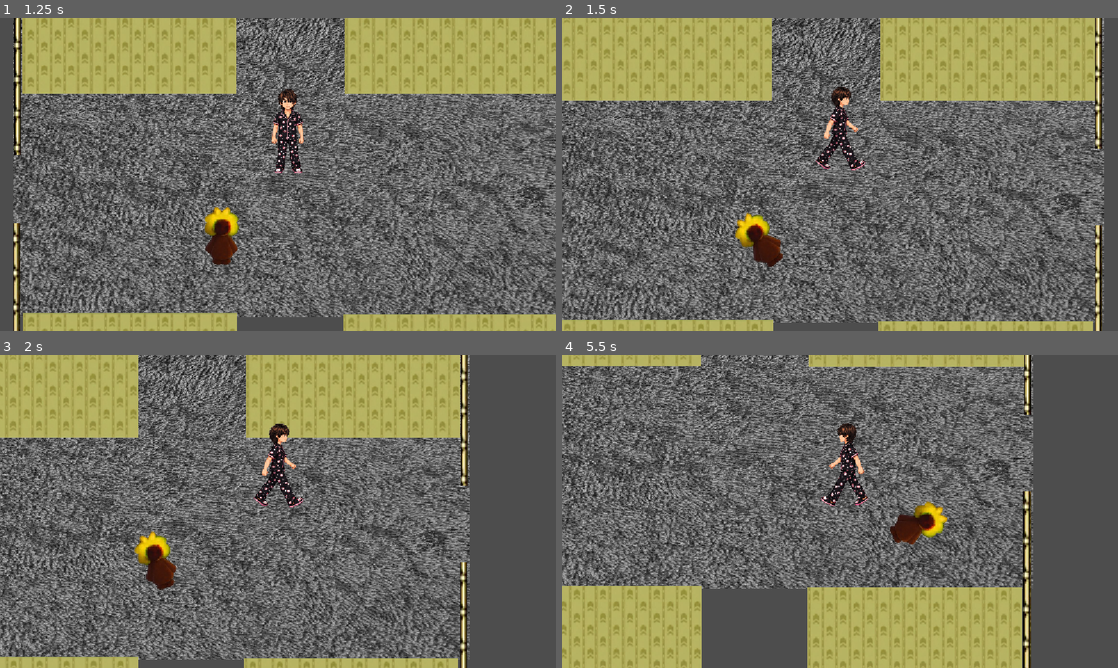
Above: before the commit, frames 1-4 (two rows, left to right).
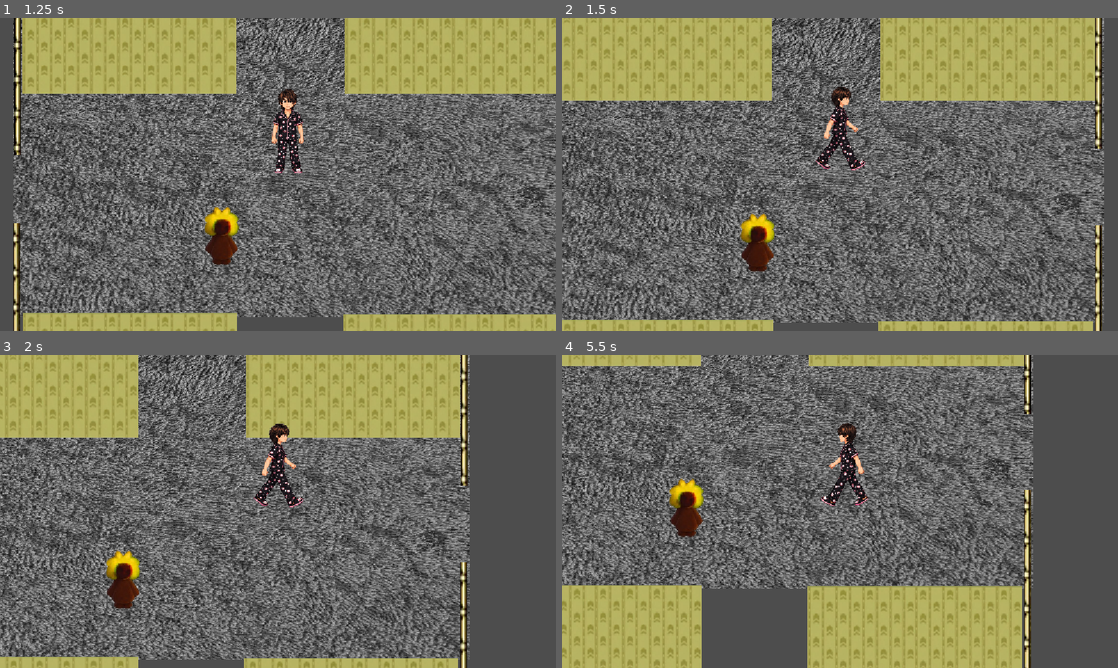
Above: after the commit, the same moments.

Repository: Guilherme-Porto-Silva/BackrromsArrive
Game: Godot game, scene res://Spaces/SpaceScenes/Menu/menu.tscn
Two runs of this game, one before a commit and one after it. Both use one fixed random seed, a clock stepped at 60 frames per second and the inputs below.
Inputs:
- Up to frame 1 (1.25 s): click "Jogar" at 0.5 s
- Up to frame 2 (1.5 s): tap Enter at 1.25 s; hold Right (walkRight) from 1.28 s (still down); tap W (walkFront) at 1.35 s
- Up to frame 3 (2 s): keep holding Right (walkRight)
- Up to frame 4 (5.5 s): release Right (walkRight) at 2.03 s; hold S (walkBack) 2.03-2.78 s; tap W (walkFront) every 0.75 s from 2.1 to 5.1 s; hold Right (walkRight) 2.78-4.28 s; hold Left (walkLeft) from 4.28 s (still down)

Frame 1 is identical in both runs. In frame 2, 0.8% of the frame differs, in the area x 31-40%, y 62-82%; in frame 3, 1.7%; in frame 4, 23%, in the area x 0-85%, y 0-100%.
Error after the commit: Parse Error: Could not resolve class "Enemy". (res://Characters/CharacterScripts/Enemies/Dollface.gd:1)

Commit message:
Aula do dia 06/10/2026

Diff:
--- a/Characters/CharacterScenes/Enemies/Dollface.tscn
+++ b/Characters/CharacterScenes/Enemies/Dollface.tscn
@@ -9,6 +9,22 @@
 [sub_resource type="CircleShape2D" id="CircleShape2D_g6rry"]
 radius = 28.504385
 
+[sub_resource type="AtlasTexture" id="AtlasTexture_jqrv1"]
+atlas = ExtResource("1_123bn")
+region = Rect2(0, 0, 144, 144)
+
+[sub_resource type="AtlasTexture" id="AtlasTexture_vvt3i"]
+atlas = ExtResource("1_123bn")
+region = Rect2(0, 432, 144, 144)
+
+[sub_resource type="AtlasTexture" id="AtlasTexture_xuipp"]
+atlas = ExtResource("1_123bn")
+region = Rect2(0, 144, 144, 144)
+
+[sub_resource type="AtlasTexture" id="AtlasTexture_xal2s"]
+atlas = ExtResource("1_123bn")
+region = Rect2(0, 288, 144, 144)
+
 [sub_resource type="AtlasTexture" id="AtlasTexture_g6rry"]
 atlas = ExtResource("1_123bn")
 region = Rect2(0, 0, 144, 144)
@@ -24,11 +40,79 @@
 [sub_resource type="AtlasTexture" id="AtlasTexture_1hv1h"]
 atlas = ExtResource("1_123bn")
 region = Rect2(288, 0, 144, 144)
+
+[sub_resource type="AtlasTexture" id="AtlasTexture_j8rla"]
+atlas = ExtResource("1_123bn")
+region = Rect2(0, 144, 144, 144)
+
+[sub_resource type="AtlasTexture" id="AtlasTexture_ti3l7"]
+atlas = ExtResource("1_123bn")
+region = Rect2(144, 144, 144, 144)
+
+[sub_resource type="AtlasTexture" id="AtlasTexture_7jg44"]
+atlas = ExtResource("1_123bn")
+region = Rect2(288, 144, 144, 144)
+
+[sub_resource type="AtlasTexture" id="AtlasTexture_uqhyv"]
+atlas = ExtResource("1_123bn")
+region = Rect2(0, 432, 144, 144)
+
+[sub_resource type="AtlasTexture" id="AtlasTexture_4lyq5"]
+atlas = ExtResource("1_123bn")
+region = Rect2(144, 432, 144, 144)
+
+[sub_resource type="AtlasTexture" id="AtlasTexture_5ime0"]
+atlas = ExtResource("1_123bn")
+region = Rect2(288, 432, 144, 144)
+
+[sub_resource type="AtlasTexture" id="AtlasTexture_e20o6"]
+atlas = ExtResource("1_123bn")
+region = Rect2(0, 288, 144, 144)
+
+[sub_resource type="AtlasTexture" id="AtlasTexture_35u0c"]
+atlas = ExtResource("1_123bn")
+region = Rect2(144, 288, 144, 144)
+
+[sub_resource type="AtlasTexture" id="AtlasTexture_722lr"]
+atlas = ExtResource("1_123bn")
+region = Rect2(288, 288, 144, 144)
 
 [sub_resource type="SpriteFrames" id="SpriteFrames_86ap7"]
 animations = [{
 "frames": [{
 "duration": 1.0,
+"texture": SubResource("AtlasTexture_jqrv1")
+}],
+"loop": 1,
+"name": &"idle_down",
+"speed": 5.0
+}, {
+"frames": [{
+"duration": 1.0,
+"texture": SubResource("AtlasTexture_vvt3i")
+}],
+"loop": 1,
+"name": &"idle_left",
+"speed": 5.0
+}, {
+"frames": [{
+"duration": 1.0,
+"texture": SubResource("AtlasTexture_xuipp")
+}],
+"loop": 1,
+"name": &"idle_right",
+"speed": 5.0
+}, {
+"frames": [{
+"duration": 1.0,
+"texture": SubResource("AtlasTexture_xal2s")
+}],
+"loop": 1,
+"name": &"idle_up",
+"speed": 5.0
+}, {
+"frames": [{
+"duration": 1.0,
 "texture": SubResource("AtlasTexture_g6rry")
 }, {
 "duration": 1.0,
@@ -41,7 +125,58 @@
 "texture": SubResource("AtlasTexture_1hv1h")
 }],
 "loop": 1,
-"name": &"default",
+"name": &"walking_down",
+"speed": 5.0
+}, {
+"frames": [{
+"duration": 1.0,
+"texture": SubResource("AtlasTexture_j8rla")
+}, {
+"duration": 1.0,
+"texture": SubResource("AtlasTexture_ti3l7")
+}, {
+"duration": 1.0,
+"texture": SubResource("AtlasTexture_j8rla")
+}, {
+"duration": 1.0,
+"texture": SubResource("AtlasTexture_7jg44")
+}],
+"loop": 1,
+"name": &"walking_left",
+"speed": 5.0
+}, {
+"frames": [{
+"duration": 1.0,
+"texture": SubResource("AtlasTexture_uqhyv")
+}, {
+"duration": 1.0,
+"texture": SubResource("AtlasTexture_4lyq5")
+}, {
+"duration": 1.0,
+"texture": SubResource("AtlasTexture_uqhyv")
+}, {
+"duration": 1.0,
+"texture": SubResource("AtlasTexture_5ime0")
+}],
+"loop": 1,
+"name": &"walking_right",
+"speed": 5.0
+}, {
+"frames": [{
+"duration": 1.0,
+"texture": SubResource("AtlasTexture_e20o6")
+}, {
+"duration": 1.0,
+"texture": SubResource("AtlasTexture_35u0c")
+}, {
+"duration": 1.0,
+"texture": SubResource("AtlasTexture_e20o6")
+}, {
+"duration": 1.0,
+"texture": SubResource("AtlasTexture_722lr")
+}],
+"loop": 1,
+"name": &"walking_up",
 "speed": 5.0
 }]
 
@@ -74,9 +209,9 @@
 position = Vector2(46, -49)
 target_position = Vector2(1103, -857)
 
-[node name="AnimatedSprite2D" type="AnimatedSprite2D" parent="." unique_id=1809823084]
+[node name="DollfaceAnimatedSprite" type="AnimatedSprite2D" parent="." unique_id=1809823084]
 sprite_frames = SubResource("SpriteFrames_86ap7")
-frame_progress = 0.33141914
+animation = &"idle_down"
 
 [connection signal="body_entered" from="AttackArea" to="." method="punch_player"]
 [connection signal="body_entered" from="DollfaceVisionArea" to="." method="saw_player"]
--- a/Characters/CharacterScripts/Enemies/Dollface.gd
+++ b/Characters/CharacterScripts/Enemies/Dollface.gd
@@ -1,6 +1,12 @@
 extends Enemy
 
 @onready var ray_cast: RayCast2D = $DollfaceRayCast2D
+
+@onready var animated_sprite: AnimatedSprite2D = $DollfaceAnimatedSprite
+
+signal dollface_saw_player(detectado: bool)
+
+
 
 func _ready() -> void:
 
@@ -19,6 +25,14 @@
 	timer_ataque = $DollfaceAttackTimer
 
 
+
+func _physics_process(_delta: float) -> void:
+
+	super._physics_process(_delta)
+
+	manege_rotation()
+
+
 func shoot_ray_cast() -> void:
 
 	ray_cast.target_position = ray_cast.to_local(player.global_position)
@@ -27,7 +41,8 @@
 
 	if ray_cast.is_colliding() and ray_cast.get_collider() == player:
 
-		knows_player_position = true
+		dollface_saw_player.emit(true)
+
 
 
 func saw_player(body) -> void:
@@ -39,6 +54,7 @@
 		shoot_ray_cast()
 
 
+
 func lost_player(body) -> void:
 
 	if body == player:
@@ -46,8 +62,59 @@
 		knows_player_position = false
 
 
+
 func punch_player(body) -> void:
 
 	if body == player:# para a função não ser chamada atoa
 
 		attack_player()
+
+
+
+func change_animation(animation) -> void:
+
+	animated_sprite.animation = animation
+
+
+
+func manege_rotation() -> void:
+
+	if rotation >= -45 && rotation >= 45:
+
+		if knows_player_position:
+
+			change_animation("walking_right")
+
+		else:
+
+			change_animation("idle_right")
+
+	elif rotation < -45 && rotation > 135:
+
+		if knows_player_position:
+
+			change_animation("idle_up")
+
+		else:
+
+			change_animation("walking_up")
+
+	elif rotation >= -135 && rotation >= -245:
+
+		if knows_player_position:
+
+			change_animation("idle_left")
+
+		else:
+
+			change_animation("walking_left")
+
+	elif rotation > 45 && rotation < 135:
+
+		if knows_player_position:
+
+			change_animation("idle_down")
+
+		else:
+
+			change_animation("walking_down")
--- a/Characters/CharacterScripts/Enemies/enemy.gd
+++ b/Characters/CharacterScripts/Enemies/enemy.gd
@@ -18,17 +18,39 @@
 
 var knows_player_position: bool
 
+
+
 func shoot_ray_cast() -> void:
 
 	pass
 
+
+
 func _ready() -> void:
 
-	knows_player_position = true
+	knows_player_position = false
 
 	player = $"."
 
+	knows_player_position.dollface_saw_player.connect(on_seeing_player)
+
+
+
+func on_seeing_player(detectado: bool):
+
+	if detectado:
+
+		print("Detectei o player!")
+
+	else:
+
+		print("Não detectei o player...")
+
+
+
 func _physics_process(_delta: float) -> void:
+
+	#knows_player_position.dollface_saw_player()
 
 	if knows_player_position:
 
@@ -45,6 +67,8 @@
 
 	move_and_slide()
 
+
+
 func attack_player():
 
 	if timer_ataque.is_stopped():
@@ -55,10 +79,10 @@
 
 			timer_ataque.start()
 
+
+
 func rotate_vision(player_position: Vector2) -> void:
 
 	var target_angle = (player_position - global_position).angle()
 
-	print(target_angle)
-
 	rotation = target_angle
Binary file changed: Characters/CharacterImages/Enemies/SkinStealler.png
Binary file added: Characters/CharacterImages/Enemies/hound.jpg
Not shown, changed: Characters/CharacterImages/Enemies/hound.jpg.import
Binary file removed: Characters/CharacterImages/Enemies/hound.png
